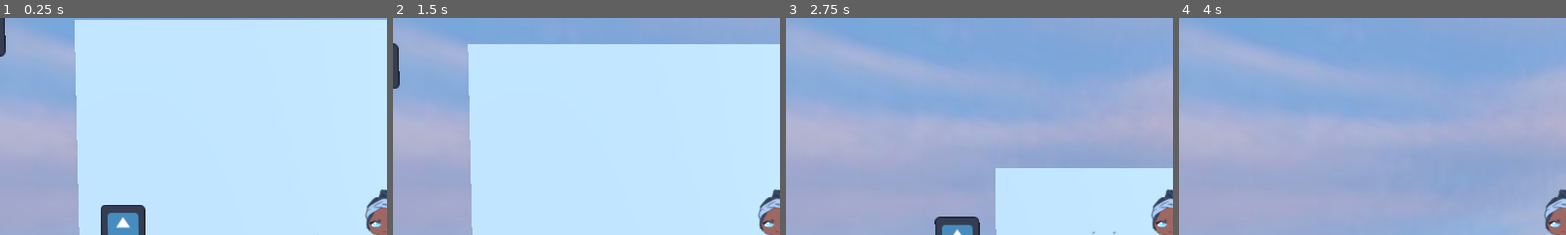
Above: before the commit, frames 1-4 (left to right).
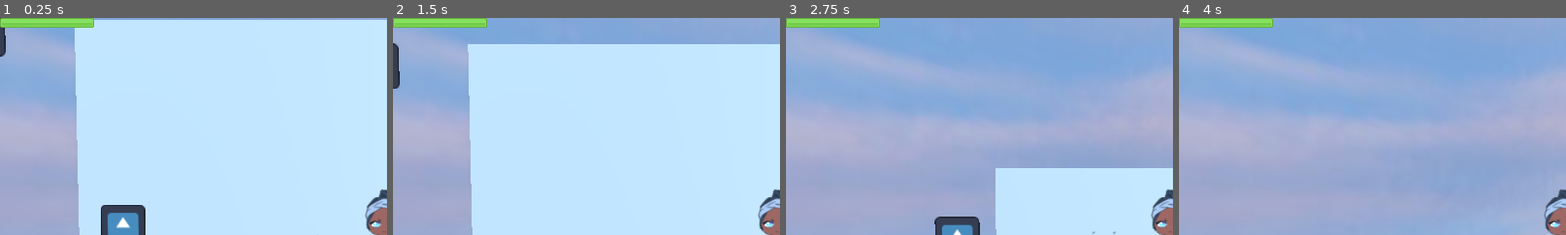
Above: after the commit, the same moments.

Repository: m-tsoi/Dust-Busters
Game: Godot game, scene res://scenes/levels/level.tscn
The game is run twice, just before and just after one commit, with the same random seed, the same clock (stepped at 60 frames per second) and the same inputs. Before the commit the project starts from res://scenes/level_scene/level.tscn. The engine's default icon, where the game draws it, is replaced by a stand-in: a white triangle on a blue panel in a dark square.
Inputs:
- Up to frame 1 (0.25 s): no input
- Up to frame 2 (1.5 s): tap Enter (ui_accept) at 0.5, 0.77 s; hold Up (ui_up) from 0.53 s (still down)
- Up to frame 3 (2.75 s): tap Enter (ui_accept) at 1.52, 2 s; release Up (ui_up) at 2.03 s; hold Left (ui_left) from 2.03 s (still down)
- Up to frame 4 (4 s): tap Enter (ui_accept) at 3.02, 3.77 s; release Left (ui_left) at 3.53 s; hold Down (ui_down) from 3.53 s (still down)
The pictures show only the part of the screen within x 0-50%, y 0-50%; the shares and areas given below are measured in that part.

The runs differ from the first frame. In frame 1, 1.1% of the frame differs, in the area x 0-25%, y 0-5%; in frame 2, 1.1%; in frame 3, 1.1%; in frame 4, 1.1%.

Commit message:
refactor and add mainmenu scene

Diff:
--- a/project.godot
+++ b/project.godot
@@ -12,7 +12,7 @@
 
 config/name="Dust Busters"
 config/description="sponsored by chlorox"
-run/main_scene="res://scenes/level_scene/level.tscn"
+run/main_scene="res://scenes/levels/level.tscn"
 config/features=PackedStringArray("4.1", "Forward Plus")
 config/icon="res://icon.svg"
 
--- a/scenes/hp_bar_scene/hp_bar_2d.tscn
+++ /dev/null
@@ -1,17 +0,0 @@
-[gd_scene load_steps=5 format=3 uid="uid://ckbuxsq418wvj"]
-
-[ext_resource type="Script" path="res://scenes/hp_bar_scene/HPBar2D.gd" id="1_u3awi"]
-[ext_resource type="Texture2D" uid="uid://d4j7gmqote8ag" path="res://assets/user_interface/hp_bar/barHorizontal_red_placeholder.png" id="2_dwdfs"]
-[ext_resource type="Texture2D" uid="uid://dcf6mpenn2jnv" path="res://assets/user_interface/hp_bar/barHorizontal_green_placeholder.png" id="3_21bls"]
-[ext_resource type="Texture2D" uid="uid://c4hwe8anisutg" path="res://assets/user_interface/hp_bar/barHorizontal_yellow_placeholder.png" id="4_lq3yk"]
-
-[node name="HPBar2D" type="Node2D"]
-script = ExtResource("1_u3awi")
-
-[node name="HealthBar" type="TextureProgressBar" parent="."]
-offset_right = 377.0
-offset_bottom = 36.0
-scale = Vector2(0.698692, 0.550868)
-texture_under = ExtResource("2_dwdfs")
-texture_over = ExtResource("3_21bls")
-texture_progress = ExtResource("4_lq3yk")
--- a/scenes/level_scene/level.tscn
+++ /dev/null
@@ -1,53 +0,0 @@
-[gd_scene load_steps=8 format=3 uid="uid://dkhndruykmb6"]
-
-[ext_resource type="Texture2D" uid="uid://bsw6iemjcv3r2" path="res://graphics/360_F_356621844_02EwpDTxw9lOCA8B52cagLvT8j7zczbS.jpg" id="1_i44nt"]
-[ext_resource type="PackedScene" uid="uid://dx8rx7gnu3ppx" path="res://scenes/player_scene/player.tscn" id="2_b57sj"]
-[ext_resource type="PackedScene" uid="uid://71c05ix0m481" path="res://scenes/enemy_scene/enemy.tscn" id="3_1h6y6"]
-[ext_resource type="PackedScene" uid="uid://bkoc5gffcnvwg" path="res://scenes/cleanable_object_scene/cleanable_object.tscn" id="4_lkt5i"]
-
-[sub_resource type="PanoramaSkyMaterial" id="PanoramaSkyMaterial_cjywb"]
-panorama = ExtResource("1_i44nt")
-
-[sub_resource type="Sky" id="Sky_2r34j"]
-sky_material = SubResource("PanoramaSkyMaterial_cjywb")
-
-[sub_resource type="Environment" id="Environment_0k5g3"]
-background_mode = 2
-sky = SubResource("Sky_2r34j")
-
-[node name="Level" type="Node3D"]
-transform = Transform3D(1, 0, 0, 0, 1, 0, 0, 0, 1, 0, 3.80907, 0)
-
-[node name="CSGBox3D" type="CSGBox3D" parent="."]
-transform = Transform3D(52, 0, 0, 0, 2, 0, 0, 0, 13, 2.08165e-12, -6, 2.08165e-12)
-use_collision = true
-
-[node name="WorldEnvironment" type="WorldEnvironment" parent="."]
-environment = SubResource("Environment_0k5g3")
-
-[node name="DirectionalLight3D" type="DirectionalLight3D" parent="WorldEnvironment"]
-transform = Transform3D(0.694658, -0.257788, 0.671562, 3.25621e-16, 0.93358, 0.358368, -0.71934, -0.248943, 0.648519, 6, 9, 6)
-shadow_enabled = true
-
-[node name="CSGBox3D2" type="CSGBox3D" parent="."]
-transform = Transform3D(1, 0, 0, 0, 1, 0, 0, 0, 1, 2.08165e-12, 3, -7)
-size = Vector3(49.2732, 26.8605, 2.85178)
-
-[node name="AnimatedSprite2D" type="AnimatedSprite2D" parent="."]
-
-[node name="CharacterBody3D" parent="." instance=ExtResource("2_b57sj")]
-
-[node name="Enemy" parent="." instance=ExtResource("3_1h6y6")]
-transform = Transform3D(1, 0, 0, 0, 1, 0, 0, 0, 1, 14.927, -0.851602, 1.02276)
-
-[node name="CleanableObject" parent="." instance=ExtResource("4_lkt5i")]
-transform = Transform3D(1, 0, 0, 0, 1, 0, 0, 0, 1, -15.0611, 0, 0)
-
-[node name="CleanableObject" parent="CleanableObject" instance=ExtResource("4_lkt5i")]
-transform = Transform3D(1, 0, 0, 0, 1, 0, 0, 0, 1, -7.74219, 10.9448, 0)
-
-[node name="CleanableObject" parent="CleanableObject/CleanableObject" instance=ExtResource("4_lkt5i")]
-transform = Transform3D(1, 0, 0, 0, 1, 0, 0, 0, 1, 16.6507, 9.60683, 0)
-
-[node name="CleanableObject" parent="CleanableObject/CleanableObject/CleanableObject" instance=ExtResource("4_lkt5i")]
-transform = Transform3D(1, 0, 0, 0, 1, 0, 0, 0, 1, 12.3603, 13.9439, 0)
--- /dev/null
+++ b/scenes/levels/level.tscn
@@ -0,0 +1,60 @@
+[gd_scene load_steps=9 format=3 uid="uid://dkhndruykmb6"]
+
+[ext_resource type="Texture2D" uid="uid://bsw6iemjcv3r2" path="res://graphics/360_F_356621844_02EwpDTxw9lOCA8B52cagLvT8j7zczbS.jpg" id="1_i44nt"]
+[ext_resource type="PackedScene" uid="uid://dx8rx7gnu3ppx" path="res://scenes/player/player.tscn" id="2_b57sj"]
+[ext_resource type="PackedScene" uid="uid://71c05ix0m481" path="res://scenes/enemies/enemy.tscn" id="3_1h6y6"]
+[ext_resource type="PackedScene" uid="uid://bkoc5gffcnvwg" path="res://scenes/cleanables/cleanable_object.tscn" id="4_lkt5i"]
+[ext_resource type="PackedScene" uid="uid://ckbuxsq418wvj" path="res://scenes/user_interface/in_game_ui.tscn" id="5_115o0"]
+
+[sub_resource type="PanoramaSkyMaterial" id="PanoramaSkyMaterial_cjywb"]
+panorama = ExtResource("1_i44nt")
+
+[sub_resource type="Sky" id="Sky_2r34j"]
+sky_material = SubResource("PanoramaSkyMaterial_cjywb")
+
+[sub_resource type="Environment" id="Environment_0k5g3"]
+background_mode = 2
+sky = SubResource("Sky_2r34j")
+
+[node name="Level" type="Node3D"]
+transform = Transform3D(1, 0, 0, 0, 1, 0, 0, 0, 1, 0, 3.80907, 0)
+
+[node name="WorldEnvironment" type="WorldEnvironment" parent="."]
+environment = SubResource("Environment_0k5g3")
+
+[node name="DirectionalLight3D" type="DirectionalLight3D" parent="WorldEnvironment"]
+transform = Transform3D(0.694658, -0.257788, 0.671562, 3.25621e-16, 0.93358, 0.358368, -0.71934, -0.248943, 0.648519, 6, 9, 6)
+shadow_enabled = true
+
+[node name="FloorsAndWalls" type="Node" parent="."]
+
+[node name="CSGBox3D" type="CSGBox3D" parent="FloorsAndWalls"]
+transform = Transform3D(52, 0, 0, 0, 2, 0, 0, 0, 13, 2.08165e-12, -2.19093, 2.08165e-12)
+use_collision = true
+
+[node name="CSGBox3D2" type="CSGBox3D" parent="FloorsAndWalls"]
+transform = Transform3D(1, 0, 0, 0, 1, 0, 0, 0, 1, 2.08165e-12, 6.80907, -7)
+size = Vector3(49.2732, 26.8605, 2.85178)
+
+[node name="CharacterBody3D" parent="." instance=ExtResource("2_b57sj")]
+
+[node name="Enemies" type="Node" parent="."]
+
+[node name="Enemy" parent="Enemies" instance=ExtResource("3_1h6y6")]
+transform = Transform3D(1, 0, 0, 0, 1, 0, 0, 0, 1, 14.927, 2.95747, 1.02276)
+
+[node name="Cleanables" type="Node" parent="."]
+
+[node name="CleanableObject" parent="Cleanables" instance=ExtResource("4_lkt5i")]
+transform = Transform3D(1, 0, 0, 0, 1, 0, 0, 0, 1, -15.0611, 3.80907, 0)
+
+[node name="CleanableObject2" parent="Cleanables" instance=ExtResource("4_lkt5i")]
+transform = Transform3D(1, 0, 0, 0, 1, 0, 0, 0, 1, -22.8033, 14.7539, 0)
+
+[node name="CleanableObject3" parent="Cleanables" instance=ExtResource("4_lkt5i")]
+transform = Transform3D(1, 0, 0, 0, 1, 0, 0, 0, 1, -6.15259, 24.3607, 0)
+
+[node name="CleanableObject4" parent="Cleanables" instance=ExtResource("4_lkt5i")]
+transform = Transform3D(1, 0, 0, 0, 1, 0, 0, 0, 1, 6.20771, 38.3046, 0)
+
+[node name="InGameUI" parent="." instance=ExtResource("5_115o0")]
--- a/scenes/player_scene/player.tscn
+++ b/scenes/player/player.tscn
@@ -1,15 +1,15 @@
 [gd_scene load_steps=4 format=3 uid="uid://dx8rx7gnu3ppx"]
 
-[ext_resource type="Script" path="res://scenes/CharacterBody3D.gd" id="1_46r0i"]
+[ext_resource type="Script" path="res://scenes/player/CharacterBody3D.gd" id="1_0731h"]
 [ext_resource type="Texture2D" uid="uid://di0dylbkcnc7w" path="res://graphics/blue.png" id="2_roo1q"]
 
 [sub_resource type="CapsuleShape3D" id="CapsuleShape3D_o0btn"]
 radius = 2.4655
 height = 7.0
 
-[node name="RigidBody3D" type="CharacterBody3D"]
+[node name="Player" type="CharacterBody3D"]
 axis_lock_linear_z = true
-script = ExtResource("1_46r0i")
+script = ExtResource("1_0731h")
 
 [node name="Camera3D" type="Camera3D" parent="."]
 transform = Transform3D(1, 0, 0, 0, 0.999848, 0.0174524, 0, -0.0174524, 0.999848, 0.1, 1, 14)
--- /dev/null
+++ b/scenes/user_interface/in_game_ui.tscn
@@ -0,0 +1,20 @@
+[gd_scene load_steps=5 format=3 uid="uid://ckbuxsq418wvj"]
+
+[ext_resource type="Script" path="res://scenes/user_interface/HPBar2D.gd" id="1_hvy4h"]
+[ext_resource type="Texture2D" uid="uid://d4j7gmqote8ag" path="res://assets/user_interface/hp_bar/barHorizontal_red_placeholder.png" id="2_72s5t"]
+[ext_resource type="Texture2D" uid="uid://dcf6mpenn2jnv" path="res://assets/user_interface/hp_bar/barHorizontal_green_placeholder.png" id="3_r6rnf"]
+[ext_resource type="Texture2D" uid="uid://c4hwe8anisutg" path="res://assets/user_interface/hp_bar/barHorizontal_yellow_placeholder.png" id="4_j3ocu"]
+
+[node name="InGameUI" type="CanvasLayer"]
+
+[node name="HPBar2D" type="Node2D" parent="."]
+script = ExtResource("1_hvy4h")
+
+[node name="HealthBar" type="TextureProgressBar" parent="HPBar2D"]
+offset_right = 377.0
+offset_bottom = 36.0
+scale = Vector2(0.698692, 0.550868)
+texture_under = ExtResource("2_72s5t")
+texture_over = ExtResource("3_r6rnf")
+texture_progress = ExtResource("4_j3ocu")
+metadata/_edit_use_anchors_ = true
--- /dev/null
+++ b/scenes/user_interface/main_menu.tscn
@@ -0,0 +1,9 @@
+[gd_scene format=3 uid="uid://du87khxmwfm2j"]
+
+[node name="MainMenu" type="Control"]
+layout_mode = 3
+anchors_preset = 15
+anchor_right = 1.0
+anchor_bottom = 1.0
+grow_horizontal = 2
+grow_vertical = 2
Renamed: scenes/cleanable_object_scene/cleanable_object.tscn -> scenes/cleanables/cleanable_object.tscn
Renamed: scenes/enemy_scene/enemy.tscn -> scenes/enemies/enemy.tscn
Renamed: scenes/test.tscn -> scenes/levels/test.tscn
Renamed: scenes/CharacterBody3D.gd -> scenes/player/CharacterBody3D.gd
Renamed: scenes/hp_bar_scene/HPBar2D.gd -> scenes/user_interface/HPBar2D.gd
